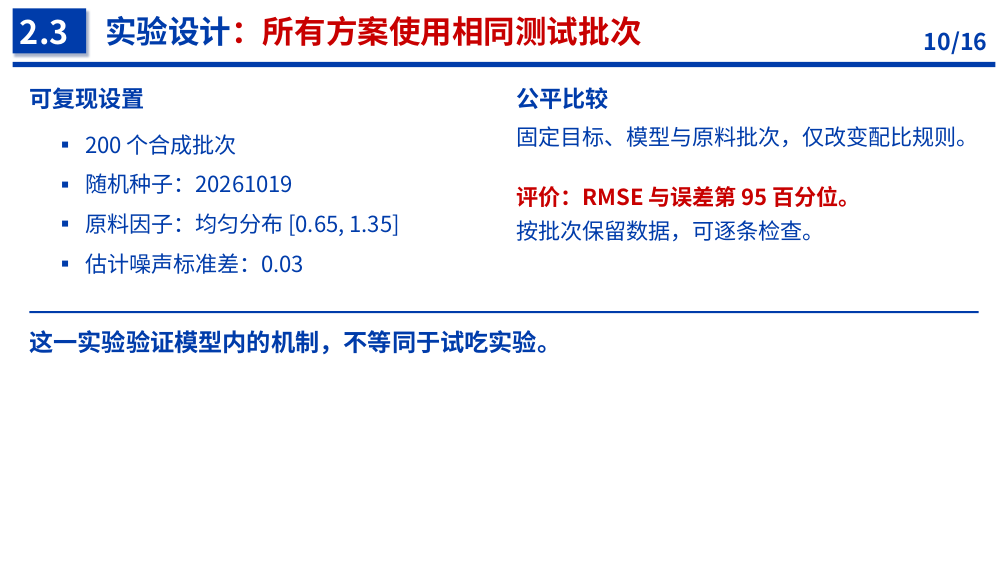
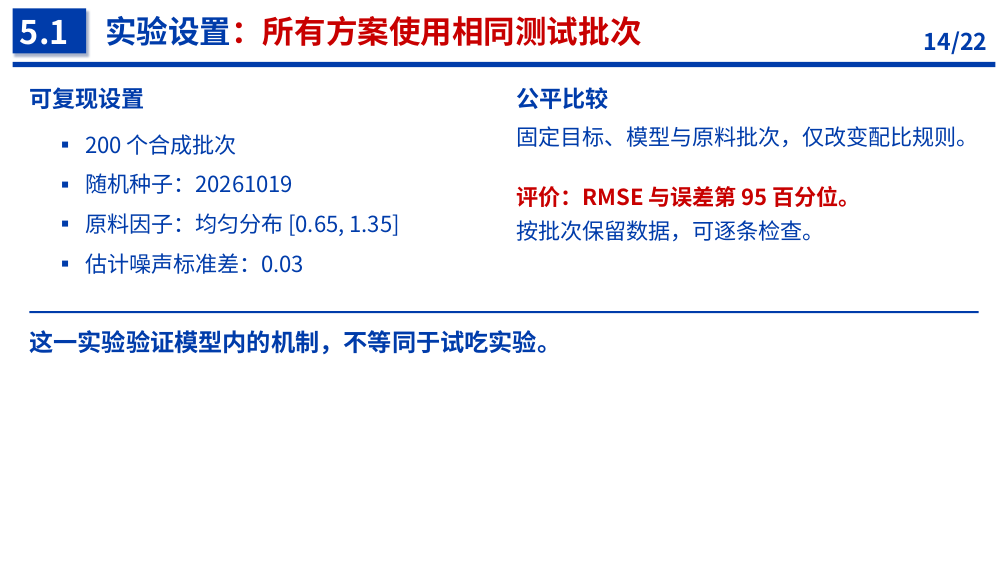
Before and after one commit to PaoShou-China/thesis-defense-slidev, a slide deck: slide 14 of template/examples/tomato/tomato-research.pptx (slide 10 before the commit). Drawn at 1008x567 pixels with LibreOffice and Linux fonts; fonts in the diff are those of the drawing. Boxes give left, top, right and bottom in pixels: in the first picture for what was removed or moved away, otherwise in the second. Text is boxed around its words. In the diff, an @@ line names an element or a change of style, - is before the commit and + after.

```diff
--- a/template/examples/tomato/tomato-research.pptx
+++ b/template/examples/tomato/tomato-research.pptx
@@ text at (20,20,69,45): text changed @@
-2.3
+5.1
@@ text at (105,16,642,46): text changed @@
-实验设计：所有方案使用相同测试批次
+实验设置：所有方案使用相同测试批次
@@ text at (924,31,987,55): text changed @@
-10/16
+14/22
```
Also in this commit, not shown: 11 other slides changed, 8 slides added, 2 slides removed, 44 other files.
